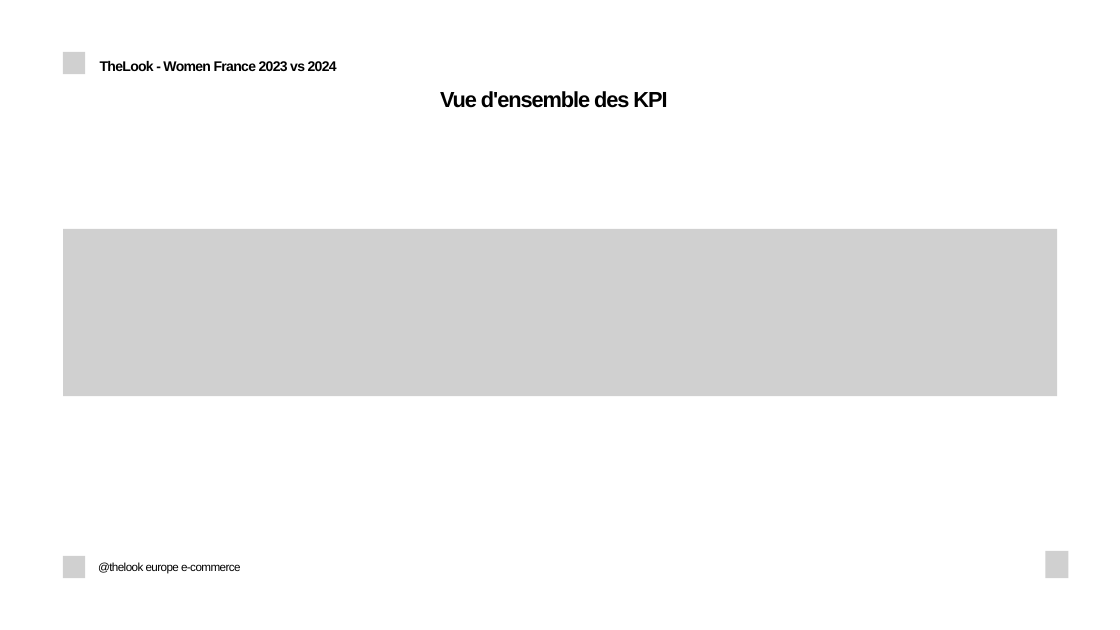
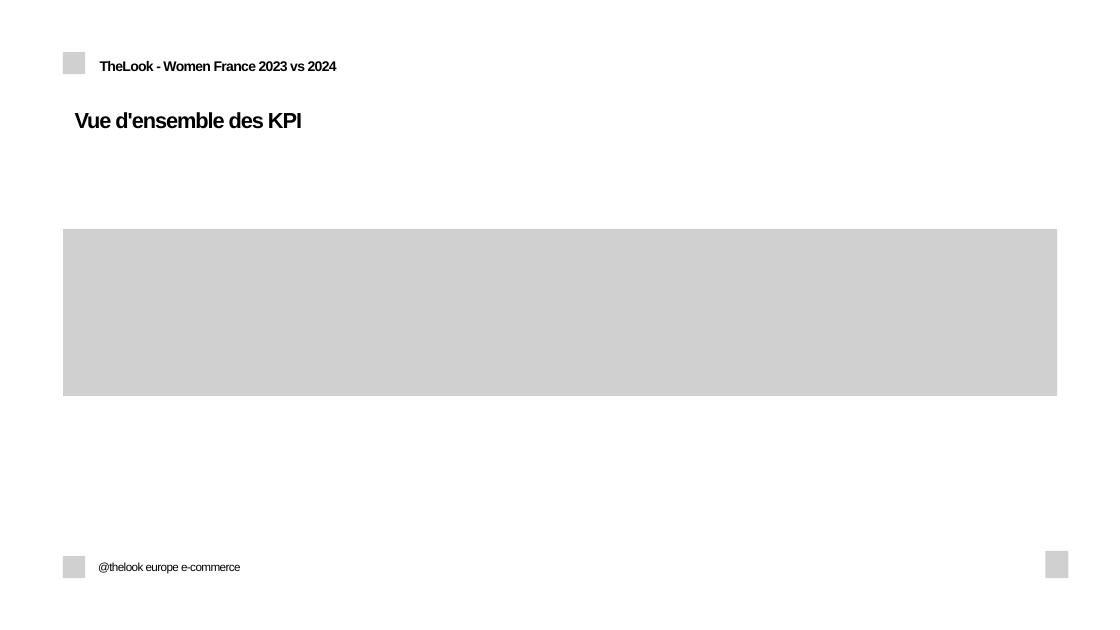
Before and after one commit to fko-data-sport/thelook-da-projet, a slide deck: slide 8 of slides/soutenance_20min.pptx. Drawn at 1120x630 pixels with LibreOffice and Linux fonts; fonts in the diff are those of the drawing; grey boxes stand for pictures. Boxes give left, top, right and bottom in pixels: in the first picture for what was removed or moved away, otherwise in the second. Text is boxed around its words. In the diff, an @@ line names an element or a change of style, - is before the commit and + after.

```diff
--- a/slides/soutenance_20min.pptx
+++ b/slides/soutenance_20min.pptx
@@ text "Vue d'ensemble des KPI": place and size @@
-text "Vue d'ensemble des KPI" at <box>440,91,667,108</box>
+text "Vue d'ensemble des KPI" at <box>75,112,302,129</box>
```
Also in this commit, not shown: 7 other slides changed.
